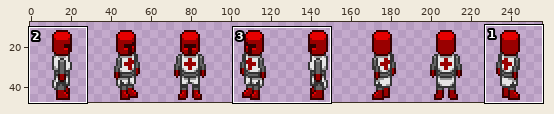
Sprite sheet, stored at char/shield/idle.png. The first picture is a wide view before the edit; the outline marks the close-up.
Close-up. Before:
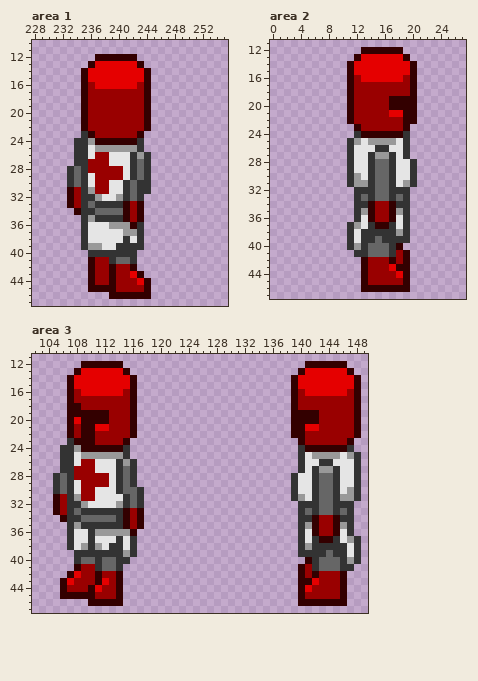
The file is 256x48 pixels. Shown: area 1: x 228..255, y 10..47; area 2: x 0..27, y 11..47; area 3: x 102..149, y 11..47. The wide view leaves out empty margins. The commit also changed other parts of the picture, which this record leaves out.
After:
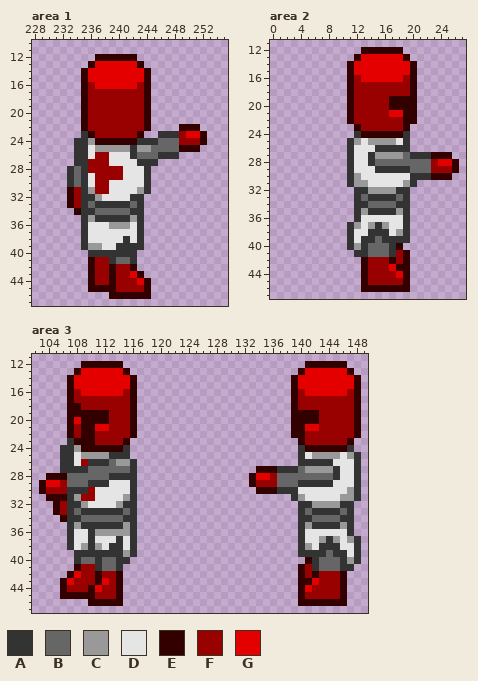
Palette (. is transparent): A #333333  B #666666  C #999999  D #e5e5e5  E #330000  F #990000  G #e50000
From old to new:
Area 1:
y 22: x 249..251 ... -> EEE
y 23: x 246..252 ....... -> AAAFGGE
y 24: x 244..252 ......... -> AABBBFFFE
y 25: x 242..251 CA........ -> ACCBBBBEEE
y 26: x 243..248 CA.... -> BBBAAA
y 27: x 242..243 AB -> DA; x 245 . -> A
y 28..29: x 242..243 AB -> DD
y 30: x 241..243 ABA -> DDD
y 31: x 241..243 ABA -> DDC
y 32: x 240..242 CAB -> DDA
y 33: x 241..243 EFE -> ABA
y 34: x 241..243 EFE -> BAA
y 35: x 241..243 EFE -> ACA
y 36: x 242 E -> D
y 37: x 241..242 CC -> DD
Area 2:
y 26: x 17..18 DD -> AA
y 27: x 17..25 ADA...... -> CCBAAAEEE
y 28: x 17..26 ADDA...... -> BBBBBBFGGE
y 29: x 14..16 ABB -> DAA; x 18..26 DDA...... -> AABBBFFFE
y 30: x 14..17 ABBA -> DDDD; x 21..25 ..... -> AAEEE
y 31: x 14..17 ABBA -> DDDD
y 32: x 14..17 ABBA -> CCCC
y 33: x 15..16 BB -> AA
y 34: x 14..17 EFFE -> BBBB
y 35: x 14..17 EFFE -> AAAA
y 36: x 14..17 EFFE -> DDDD
y 37: x 14..17 AEEA -> CACD
y 38: x 13 A -> D; x 17 A -> D
Area 3:
y 25: x 113..114 CC -> AA
y 26: x 110..114 FDDDA -> AAABC; x 141..142 DD -> AA
y 27: x 108..114 FFFDDDA -> AABBBBB; x 134..142 ......ADA -> EEEAAABCC
y 28: x 104..113 .ABAFFFFFD -> EEEBBBBBBA; x 115 B -> A; x 133..142 ......ADDA -> EGGFBBBBBB
y 29: x 103..112 ..ABADFFFF -> EGGFBBBAAA; x 114..115 AB -> DD; x 133..141 ......ADD -> EFFFBBBAA; x 143..145 BBA -> AAD
y 30: x 103..106 ..AB -> EFFF; x 108..109 DF -> AA; x 114..117 ABBA -> DDA.; x 134..138 ..... -> EEEAA; x 142..145 ABBA -> DDDD
y 31: x 104 . -> E; x 106 F -> E; x 115..117 ABA -> CA.; x 142..145 ABBA -> DDDD
y 32: x 116..117 BA -> A.; x 142..145 ABBA -> CCCC
y 33: x 115..117 EFE -> BA.; x 143..144 BB -> AA
y 34: x 114..117 AEFE -> BAA.; x 142..145 EFFE -> BBBB
y 35: x 115..117 EFE -> CA.; x 142..145 EFFE -> AAAA
y 36: x 116 E -> A; x 142..145 EFFE -> DDDD
y 37: x 142..145 AEEA -> DCAC
y 38: x 142 A -> D; x 146 A -> D
Pixel boxes of the changes (left, top, right, bottom) in both close-ups:
changed: (116, 124, 207, 236)
changed: (361, 145, 459, 236)
changed: (39, 452, 144, 536)
changed: (249, 459, 347, 550)
